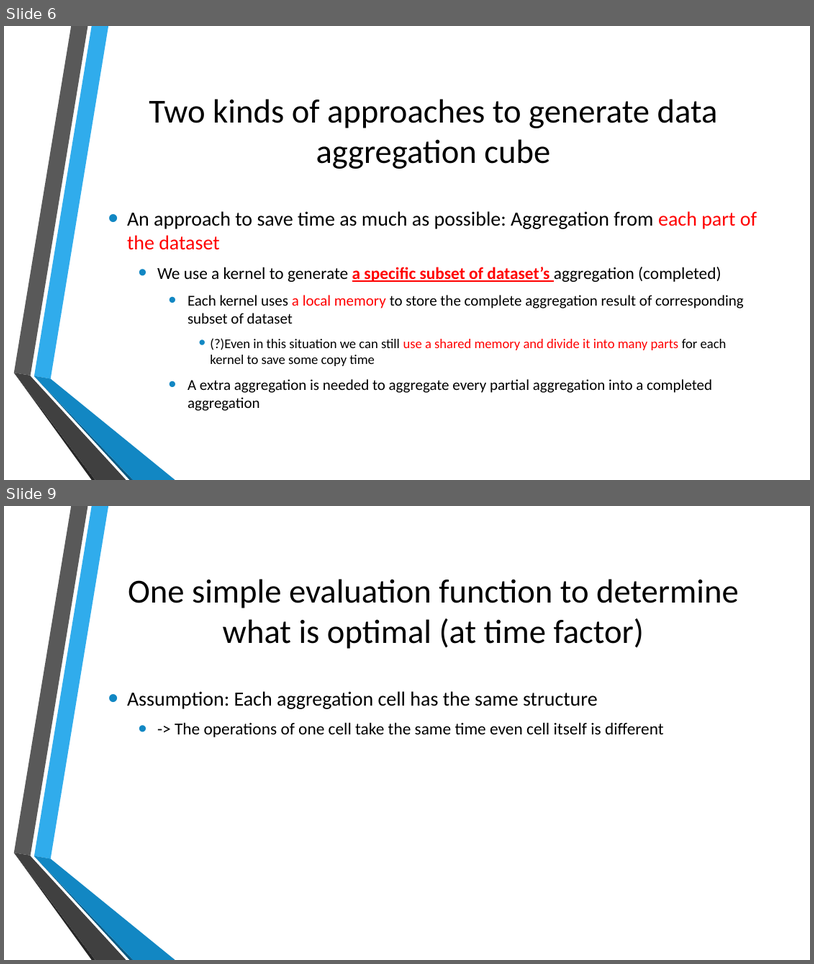
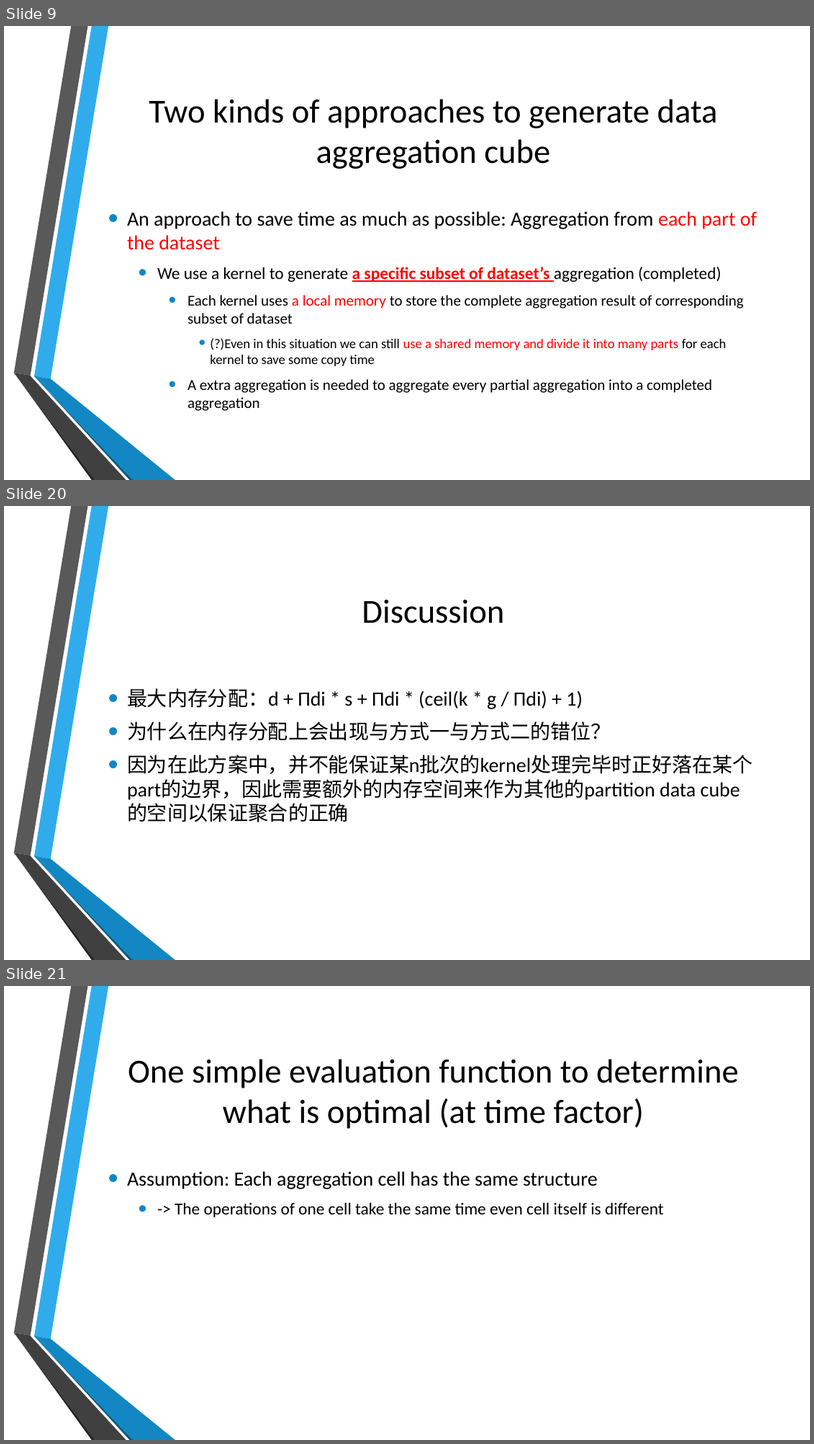
Before and after one commit to thoh-testarossa/Mirage-docs, a slide deck: thoh/presentations/20170426.pptx. Shown one above the other, each under a label of ours: slides 6 and 9 before the commit, slides 9, 20 and 21 after it; the slides between them are not shown. The pictures are 814x964 and 814x1444 pixels, drawn with LibreOffice and Linux fonts; fonts in the diff are those of the drawing; background and template pictures are left out. Boxes give left, top, right and bottom in pixels: in the first picture for what was removed or moved away, otherwise in the second. Text is boxed around its words. In the diff, an @@ line names an element or a change of style, - is before the commit and + after.

```diff
--- a/thoh/presentations/20170426.pptx
+++ b/thoh/presentations/20170426.pptx
@@ slide 20 added at (4, 506, 810, 960), background picture (left out); not listed: 6 template elements that a slide beside it also shows @@
@@ title added at (362, 600, 504, 623), 40 pt, text #000000 @@
+Discussion
@@ text added at (127, 688, 753, 800), 24 pt, text #000000 @@
+• 最大内存分配：d + Πdi * s + Πdi * (ceil(k * g / Πdi) + 1)
+• 为什么在内存分配上会出现与方式一与方式二的错位？
+• 因为在此方案中，并不能保证某n批次的kernel处理完毕时正好落在某个part的边界，因此需要额外的内存空间来作为其他的partition data cube的空间以保证聚合的正确
@@ what was slide 6 is now slide 9 @@
@@ what was slide 9 is now slide 21 @@
```
Also in this commit, not shown: 5 slides changed, 14 other slides added, 7 other files.
